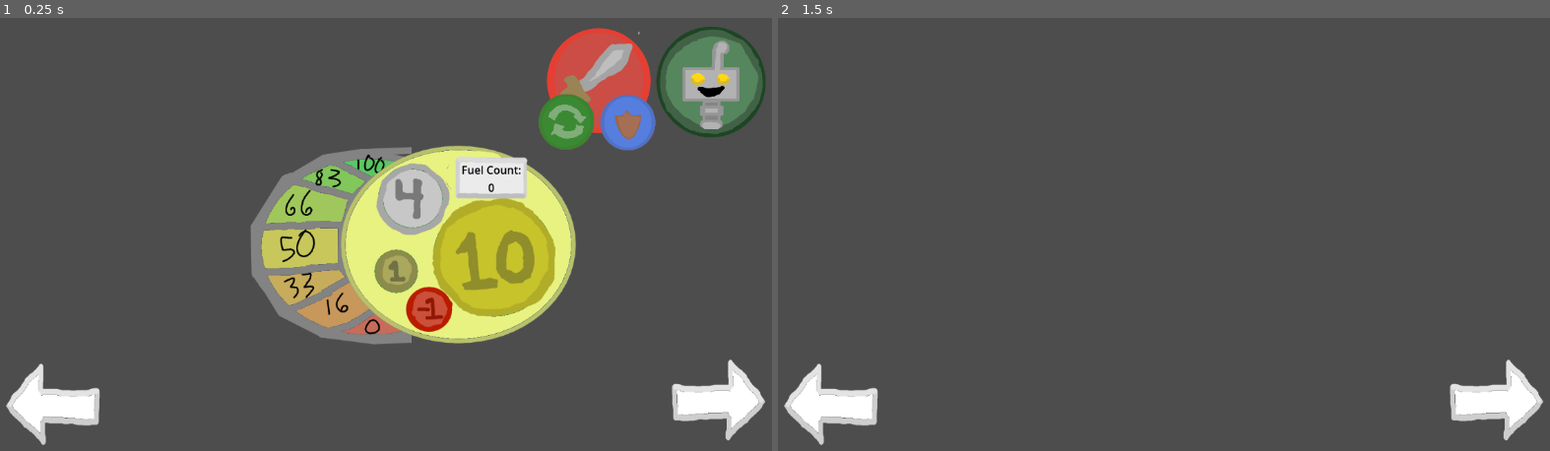
Above: before the commit, frames 1-2 (left to right).
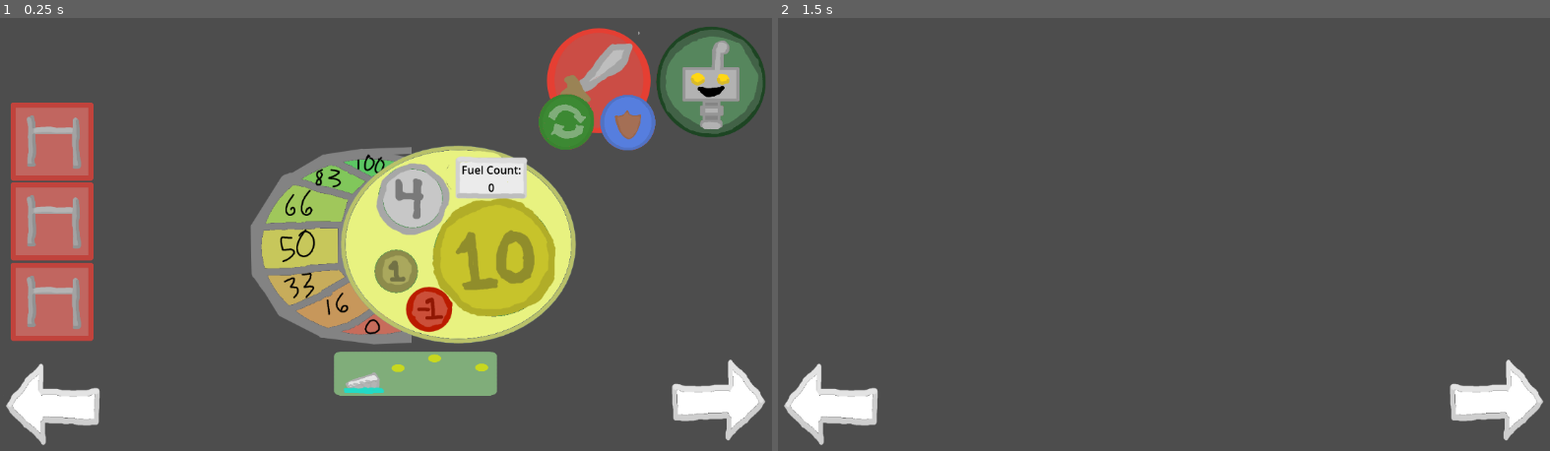
Above: after the commit, the same moments.

Repository: frc6357/ScoutingPass2026
Game: Godot game, scene res://Scenes/match_scouting2.tscn
The game is run twice, just before and just after one commit, with the same random seed, the same clock (stepped at 60 frames per second) and the same inputs. This scene is started directly instead of the project's main scene.
Inputs:
- Up to frame 1 (0.25 s): no input
- Up to frame 2 (1.5 s): tap Enter at 0.5 s; tap 1 (auto) at 0.6 s; tap D (defense_n) at 0.8, 1.35 s; tap Space (disabled) at 1.25 s

The runs differ from the first frame. In frame 1, 8.0% of the frame differs, in the area x 1-65%, y 19-88%; in frame 2, nothing differs.

Commit message:
added stuff for climb

Diff:
--- /dev/null
+++ b/Scenes/climb.gd
@@ -0,0 +1,57 @@
+extends Node2D
+@onready var animate_l1: AnimatedSprite2D = $L1/AnimatedSprite2D
+@onready var animate_l2: AnimatedSprite2D = $L2/AnimatedSprite2D
+@onready var animate_l3: AnimatedSprite2D = $L3/AnimatedSprite2D
+@onready var timer: Timer = $"../Timer"
+
+
+# Called when the node enters the scene tree for the first time.
+func _ready() -> void:
+	animate_l1.play("no")
+	animate_l2.play("no")
+	animate_l3.play("no")
+var time_l1=0
+var time_l2=0
+var time_l3=0
+var l1=false
+var l2=false
+var l3=false
+var points=0
+# Called every frame. 'delta' is the elapsed time since the previous frame.
+func _process(delta: float) -> void:
+	if Input.is_action_just_pressed("l1"):
+		if l1 and not l2 and not l3:
+			l1=false
+			animate_l1.play("no")
+			points=0
+		else:
+			points=10
+			l1=true
+			animate_l1.play("yes")
+			time_l1=int(timer.time_left*10)
+			time_l1=(float(time_l1))/10
+			time_l1-=20
+	if Input.is_action_just_pressed("l2"):
+		if l2 and not l3:
+			l2=false
+			animate_l2.play("no")
+			points=10
+		elif l1:
+			points=20
+			l2=true
+			animate_l2.play("yes")
+			time_l2=int(timer.time_left*10)
+			time_l2=(float(time_l2))/10
+			time_l2-=20
+	if Input.is_action_just_pressed("l3"):
+		if l3:
+			points=20
+			l3=false
+			animate_l3.play("no")
+		elif l1 and l2:
+			points=30
+			l3=true
+			animate_l3.play("yes")
+			time_l3=int(timer.time_left*10)
+			time_l3=(float(time_l3))/10
+			time_l3-=20
--- a/Scenes/data_storage.gd
+++ b/Scenes/data_storage.gd
@@ -7,6 +7,12 @@
 static var time_offense=0
 static var time_shuttle=0
 static var accuracy_t=-1
+static var shots=0
+static var fuel_s=0
+static var climb_t=0
+static var time_l1=0
+static var time_l2=0
+static var time_l3=0
 # Called when the node enters the scene tree for the first time.
 func _ready() -> void:
 	pass # Replace with function body.
@@ -20,9 +26,15 @@
 	fuel=0
 	fuel_a=0
 	fuel_t=0
+	fuel_s=0
 	time_disabled=0
 	time_defense=0
 	time_offense=0
 	time_shuttle=0
 	accuracy_t=-1
+	shots=0
+	climb_t=0
+	time_l1=0
+	time_l2=0
+	time_l3=0
 	get_tree().change_scene_to_file("res://Scenes/match_scouting.tscn")
--- a/Scenes/defense.gd
+++ b/Scenes/defense.gd
@@ -1,9 +1,11 @@
 extends Node2D
 @onready var timer: Timer = $"../Timer"
 @onready var animate: AnimatedSprite2D = $AnimatedSprite2D
-@onready var disabled: Node2D = $"../Disabled"
 @onready var animate2: AnimatedSprite2D = $AnimatedSprite2D2
 @onready var animate3: AnimatedSprite2D = $AnimatedSprite2D3
+@onready var data: Node2D = $"../DataStorage"
+@onready var disabled2: Node2D = $"../Disabled"
+@onready var climb: Node2D = $"../Climb"
 
 
 # Called when the node enters the scene tree for the first time.
@@ -13,7 +15,7 @@
 var de_time=0 # time when the timer ended for cycling
 var cs_time=0 # time where the timer started for cycling
 var ce_time=0 # time when the timer ended for cycling
-var os_time=1400 # time where the timer started for offense
+var os_time=1600 # time where the timer started for offense
 var oe_time=0 # time when the timer ended for offense
 var order=["offense"]
 var dtime=0 #total time elapsed
@@ -22,15 +24,38 @@
 var active=false
 var sleeping=false
 var mode="offense"
+var d=false
 # Called every frame. 'delta' is the elapsed time since the previous frame.
 func _process(_delta: float) -> void:
-	if timer.time_left>0:
-		if Input.is_action_just_pressed("defense_n"):
+	if Input.is_action_just_pressed("endgame"):
+		if mode=="offense":
+			oe_time=timer.time_left
+			oe_time=(int(oe_time*10)) #rounds to the nearest tenth of a second
+			otime+=float(os_time-oe_time)/10#adds to the total time disabled. Decreases to appropriate time.
+		if mode=="defense":
+			de_time=timer.time_left
+			de_time=(int(de_time*10)) #rounds to the nearest tenth of a second
+			dtime+=float(ds_time-de_time)/10#adds to the total time disabled. Decreases to appropriate time.
+		if mode=="shuttle":
+			ce_time=timer.time_left
+			ce_time=(int(ce_time*10)) #rounds to the nearest tenth of a second
+			ctime+=float(cs_time-ce_time)/10#adds to the total time disabled. Decreases to appropriate time
+		data.time_disabled=disabled2.time
+		data.time_defense=dtime
+		data.time_offense=otime
+		data.time_shuttle=ctime
+		data.time_l1=climb.time_l1
+		data.time_l2=climb.time_l2
+		data.time_l3=climb.time_l3
+		data.climb_t=climb.points
+		get_tree().change_scene_to_file("res://Scenes/match_scouting3.tscn")
+	if timer.time_left>20:
+		if Input.is_action_just_pressed("defense_n") and d==false:
 			if mode=="offense":
 				mode="defense"
 				order.append("defense")
 				animate.play("defense") #changes to defense animation
-				animate2.play("cycle")
+				animate2.play("shuttle")
 				animate3.play("offense")
 				oe_time=timer.time_left
 				oe_time=(int(oe_time*10)) #rounds to the nearest tenth of a second
@@ -40,9 +65,9 @@
 				ds_time=(int(ds_time*10)) #rounds to the nearest tenth of a second
 				print("offense time:",otime)
 			elif mode=="defense":
-				mode="cycle"
-				order.append("cycle")
-				animate.play("cycle") #changes to offense animation
+				mode="shuttle"
+				order.append("shuttle")
+				animate.play("shuttle") #changes to offense animation
 				animate2.play("offense")
 				animate3.play("defense")
 				de_time=timer.time_left
@@ -52,25 +77,25 @@
 				cs_time=timer.time_left
 				cs_time=(int(cs_time*10)) #rounds to the nearest tenth of a second
 				print("defense time:",dtime)
-			elif mode=="cycle":
+			elif mode=="shuttle":
 				mode="offense"
 				order.append("offense")
 				animate.play("offense") #changes to offense animation
 				animate2.play("defense")
-				animate3.play("cycle")
+				animate3.play("shuttle")
 				ce_time=timer.time_left
 				ce_time=(int(ce_time*10)) #rounds to the nearest tenth of a second
 				ctime+=float(cs_time-ce_time)/10#adds to the total time disabled. Decreases to appropriate time.
 				#sets the start time to the current time on the timer.
 				os_time=timer.time_left
 				os_time=(int(os_time*10)) #rounds to the nearest tenth of a second
-				print("cycle time:",ctime)
-		if Input.is_action_just_pressed("defense_p"):
-			if mode=="cycle":
+				print("shuttle time:",ctime)
+		if Input.is_action_just_pressed("defense_p") and d==false:
+			if mode=="shuttle":
 				mode="defense"
 				order.append("defense")
 				animate.play("defense") #changes to defense animation
-				animate2.play("cycle")
+				animate2.play("shuttle")
 				animate3.play("offense")
 				ce_time=timer.time_left
 				ce_time=(int(ce_time*10)) #rounds to the nearest tenth of a second
@@ -78,11 +103,11 @@
 				#sets the start time to the current time on the timer.
 				ds_time=timer.time_left
 				ds_time=(int(ds_time*10)) #rounds to the nearest tenth of a second
-				print("cycle time:",ctime)
+				print("shuttle time:",ctime)
 			elif mode=="offense":
-				mode="cycle"
-				order.append("cycle")
-				animate.play("cycle") #changes to offense animation
+				mode="shuttle"
+				order.append("shuttle")
+				animate.play("shuttle") #changes to offense animation
 				animate2.play("offense")
 				animate3.play("defense")
 				oe_time=timer.time_left
@@ -97,7 +122,7 @@
 				order.append("offense")
 				animate.play("offense") #changes to offense animation
 				animate2.play("defense")
-				animate3.play("cycle")
+				animate3.play("shuttle")
 				de_time=timer.time_left
 				de_time=(int(de_time*10)) #rounds to the nearest tenth of a second
 				dtime+=float(ds_time-de_time)/10#adds to the total time disabled. Decreases to appropriate time.
@@ -106,15 +131,54 @@
 				os_time=(int(os_time*10)) #rounds to the nearest tenth of a second
 				print("defense time:",dtime)
 	else:
-		if mode=="offensive":
+		if mode=="offense":
 			oe_time=timer.time_left
 			oe_time=(int(oe_time*10)) #rounds to the nearest tenth of a second
 			otime+=float(os_time-oe_time)/10#adds to the total time disabled. Decreases to appropriate time.
-		if mode=="defensive":
+		if mode=="defense":
 			de_time=timer.time_left
 			de_time=(int(de_time*10)) #rounds to the nearest tenth of a second
 			dtime+=float(ds_time-oe_time)/10#adds to the total time disabled. Decreases to appropriate time.
-		if mode=="cycle":
+		if mode=="shuttle":
 			ce_time=timer.time_left
 			ce_time=(int(ce_time*10)) #rounds to the nearest tenth of a second
-			ctime+=float(cs_time-oe_time)/10#adds to the total time disabled. Decreases to appropriate time.
+			ctime+=float(cs_time-oe_time)/10#adds to the total time disabled. Decreases to appropriate time
+		data.time_disabled=disabled2.time
+		data.time_defense=dtime
+		data.time_offense=otime
+		data.time_shuttle=ctime
+		data.time_l1=climb.time_l1
+		data.time_l2=climb.time_l2
+		data.time_l3=climb.time_l3
+		data.climb_t=climb.points
+		get_tree().change_scene_to_file("res://Scenes/match_scouting3.tscn")
+func disabled():
+	d=true
+	print("disabled")
+	if mode=="offense":
+		oe_time=timer.time_left
+		oe_time=(int(oe_time*10)) #rounds to the nearest tenth of a second
+		otime+=float(os_time-oe_time)/10#adds to the total time disabled. Decreases to appropriate time.
+		print("offense time:",otime)
+	if mode=="defense":
+		de_time=timer.time_left
+		de_time=(int(de_time*10)) #rounds to the nearest tenth of a second
+		dtime+=float(ds_time-de_time)/10#adds to the total time disabled. Decreases to appropriate time.
+		print("defense time:",dtime)
+	if mode=="shuttle":
+		ce_time=timer.time_left
+		ce_time=(int(ce_time*10)) #rounds to the nearest tenth of a second
+		ctime+=float(cs_time-ce_time)/10#adds to the total time disabled. Decreases to appropriate time.
+		print("shuttle time:",ctime)
+func enabled():
+	print("enabled")
+	d=false
+	if mode=="defensive":
+		ds_time=timer.time_left
+		ds_time=(int(ds_time*10)) #rounds to the nearest tenth of a second
+	if mode=="offensive":
+		os_time=timer.time_left
+		os_time=(int(os_time*10)) #rounds to the nearest tenth of a second
+	if mode=="shuttle":
+		cs_time=timer.time_left
+		cs_time=(int(cs_time*10)) #rounds to the nearest tenth of a second
--- a/Scenes/disabled.gd
+++ b/Scenes/disabled.gd
@@ -16,12 +16,14 @@
 func _process(_delta: float) -> void:
 	if Input.is_action_just_pressed("disabled"):
 		if active==false:
+			defense.disabled()
 			active=true
 			#sets the start time to the current time on the timer.
 			s_time=timer.time_left
 			s_time=((int(s_time*10))) #rounds to the nearest tenth of a second
 			animate.play("disabled")
 		elif active:
+			defense.enabled()
 			active=false
 			#sets the end time to the current time on the timer.
 			e_time=timer.time_left
--- a/Scenes/match_scouting2.tscn
+++ b/Scenes/match_scouting2.tscn
@@ -16,6 +16,10 @@
 [ext_resource type="Texture2D" uid="uid://cbvk4607eodgq" path="res://Assets/shuttling_button.png" id="12_yantw"]
 [ext_resource type="Texture2D" uid="uid://dfae4s0ohqldf" path="res://Assets/Fuel buttons.png" id="14_i80bh"]
 [ext_resource type="Texture2D" uid="uid://dpr8sh7wwv6y7" path="res://Assets/scale.png" id="14_jwefq"]
+[ext_resource type="Texture2D" uid="uid://ckew74hdxpglq" path="res://Assets/shot.png" id="17_66qr2"]
+[ext_resource type="Script" path="res://Scenes/climb.gd" id="18_1qhxq"]
+[ext_resource type="Texture2D" uid="uid://kfwbqxtkqtij" path="res://Assets/climb_button.png" id="18_feivl"]
+[ext_resource type="Texture2D" uid="uid://b6dw47ew813kr" path="res://Assets/climb_button2.png" id="19_owdi5"]
 
 [sub_resource type="CircleShape2D" id="CircleShape2D_5wm3b"]
 
@@ -45,26 +49,26 @@
 animations = [{
 "frames": [{
 "duration": 1.0,
+"texture": ExtResource("10_2o2cp")
+}],
+"loop": true,
+"name": &"defense",
+"speed": 5.0
+}, {
+"frames": [{
+"duration": 1.0,
+"texture": ExtResource("11_tphem")
+}],
+"loop": true,
+"name": &"offense",
+"speed": 5.0
+}, {
+"frames": [{
+"duration": 1.0,
 "texture": ExtResource("12_yantw")
 }],
 "loop": true,
-"name": &"cycle",
-"speed": 5.0
-}, {
-"frames": [{
-"duration": 1.0,
-"texture": ExtResource("10_2o2cp")
-}],
-"loop": true,
-"name": &"defense",
-"speed": 5.0
-}, {
-"frames": [{
-"duration": 1.0,
-"texture": ExtResource("11_tphem")
-}],
-"loop": true,
-"name": &"offense",
+"name": &"shuttle",
 "speed": 5.0
 }, {
 "frames": [{
@@ -108,6 +112,71 @@
 [sub_resource type="CircleShape2D" id="CircleShape2D_ca0hi"]
 
 [sub_resource type="CircleShape2D" id="CircleShape2D_bkudm"]
+
+[sub_resource type="RectangleShape2D" id="RectangleShape2D_hujfe"]
+
+[sub_resource type="RectangleShape2D" id="RectangleShape2D_j7vlw"]
+
+[sub_resource type="SpriteFrames" id="SpriteFrames_m2cg1"]
+animations = [{
+"frames": [{
+"duration": 1.0,
+"texture": ExtResource("18_feivl")
+}],
+"loop": true,
+"name": &"no",
+"speed": 5.0
+}, {
+"frames": [{
+"duration": 1.0,
+"texture": ExtResource("19_owdi5")
+}],
+"loop": true,
+"name": &"yes",
+"speed": 5.0
+}]
+
+[sub_resource type="RectangleShape2D" id="RectangleShape2D_70ek2"]
+
+[sub_resource type="SpriteFrames" id="SpriteFrames_mot2a"]
+animations = [{
+"frames": [{
+"duration": 1.0,
+"texture": ExtResource("18_feivl")
+}],
+"loop": true,
+"name": &"no",
+"speed": 5.0
+}, {
+"frames": [{
+"duration": 1.0,
+"texture": ExtResource("19_owdi5")
+}],
+"loop": true,
+"name": &"yes",
+"speed": 5.0
+}]
+
+[sub_resource type="RectangleShape2D" id="RectangleShape2D_myw4h"]
+
+[sub_resource type="SpriteFrames" id="SpriteFrames_fn5eb"]
+animations = [{
+"frames": [{
+"duration": 1.0,
+"texture": ExtResource("18_feivl")
+}],
+"loop": true,
+"name": &"no",
+"speed": 5.0
+}, {
+"frames": [{
+"duration": 1.0,
+"texture": ExtResource("19_owdi5")
+}],
+"loop": true,
+"name": &"yes",
+"speed": 5.0
+}]
 
 [node name="MatchScouting" type="Node2D"]
 script = ExtResource("1_abj35")
@@ -163,7 +232,7 @@
 position = Vector2(740, -44)
 scale = Vector2(0.5, 0.5)
 sprite_frames = SubResource("SpriteFrames_tjnok")
-animation = &"defense"
+animation = &"offense"
 
 [node name="AnimatedSprite2D2" type="AnimatedSprite2D" parent="Defense"]
 position = Vector2(782, 16)
@@ -175,7 +244,7 @@
 position = Vector2(692, 15)
 scale = Vector2(0.268, 0.266)
 sprite_frames = SubResource("SpriteFrames_tjnok")
-animation = &"cycle"
+animation = &"shuttle"
 
 [node name="TouchScreenButton" type="TouchScreenButton" parent="Defense"]
 position = Vector2(692, 12)
@@ -190,7 +259,7 @@
 action = "defense_n"
 
 [node name="Timer" type="Timer" parent="."]
-wait_time = 140.0
+wait_time = 160.0
 autostart = true
 script = ExtResource("4_r62gf")
 
@@ -292,3 +361,55 @@
 horizontal_alignment = 1
 autowrap_mode = 2
 metadata/_edit_use_anchors_ = true
+
+[node name="shots_image" type="Sprite2D" parent="Fuel"]
+position = Vector2(320, 191)
+scale = Vector2(0.5, 0.3)
+texture = ExtResource("17_66qr2")
+
+[node name="cycles" type="TouchScreenButton" parent="Fuel"]
+position = Vector2(320, 198)
+scale = Vector2(12, 3)
+shape = SubResource("RectangleShape2D_hujfe")
+action = "cycle"
+
+[node name="Node2D" type="Node2D" parent="Fuel"]
+
+[node name="Climb" type="Node2D" parent="."]
+script = ExtResource("18_1qhxq")
+
+[node name="L1" type="TouchScreenButton" parent="Climb"]
+position = Vector2(-490, 100)
+scale = Vector2(5, 5)
+shape = SubResource("RectangleShape2D_j7vlw")
+action = "l1"
+
+[node name="AnimatedSprite2D" type="AnimatedSprite2D" parent="Climb/L1"]
+position = Vector2(0, -4.2)
+scale = Vector2(0.085, 0.085)
+sprite_frames = SubResource("SpriteFrames_m2cg1")
+animation = &"no"
+
+[node name="L2" type="TouchScreenButton" parent="Climb"]
+position = Vector2(-490, -20)
+scale = Vector2(5, 5)
+shape = SubResource("RectangleShape2D_70ek2")
+action = "l2"
+
+[node name="AnimatedSprite2D" type="AnimatedSprite2D" parent="Climb/L2"]
+position = Vector2(0, -3.8)
+scale = Vector2(0.085, 0.085)
+sprite_frames = SubResource("SpriteFrames_mot2a")
+animation = &"no"
+
+[node name="L3" type="TouchScreenButton" parent="Climb"]
+position = Vector2(-490, -147)
+scale = Vector2(5, 5)
+shape = SubResource("RectangleShape2D_myw4h")
+action = "l3"
+
+[node name="AnimatedSprite2D" type="AnimatedSprite2D" parent="Climb/L3"]
+position = Vector2(0, -1.80011)
+scale = Vector2(0.085, 0.085)
+sprite_frames = SubResource("SpriteFrames_fn5eb")
+animation = &"yes"
--- a/Scenes/qr_code_generator.gd
+++ b/Scenes/qr_code_generator.gd
@@ -10,7 +10,7 @@
 # Called every frame. 'delta' is the elapsed time since the previous frame.
 func _process(_delta: float) -> void:
 	pass
-
+var e
 func generate():
 	print("fuel auto: ",data.fuel_a)
 	print("fuel tele: ",data.fuel_t)
@@ -20,3 +20,36 @@
 	print("shuttle time: ",data.time_shuttle)
 	print("disabled time: ",data.time_disabled)
 	print("accuracy tele: ",str(float(data.accuracy_t)*100),"%")
+	print("shots taken: ",data.shots)
+	print("fuel shuttled: ", data.fuel_s)
+	if data.shots>0:
+		e=(data.time_offense/data.shots)*100
+		e=int(e)
+		e=float(e)
+		e=e/100
+	else:
+		e=0
+	print("seconds per cycle: ",e)
+	if data.shots>0:
+		e=((data.fuel_t+data.fuel_a)/data.shots)*100
+		e=int(e)
+		e=float(e)
+		e=e/100
+	else:
+		e=0
+	print("points per cycle: ",e)
+	if data.time_shuttle>0:
+		e=((data.fuel_s)/data.time_shuttle)*100
+		e=int(e)
+		e=float(e)
+		e=e/100
+	else:
+		e=0
+	print("fuel shuttled per second: ",e)
+	if data.time_l1>0:
+		print("time left l1:",data.time_l1)
+	if data.time_l2>0:
+		print("time left l2:",data.time_l2)
+	if data.time_l3>0:
+		print("time left l3:",data.time_l3)
+	print("climb points tele: ", data.climb_t)
--- a/Scripts/match_scouting_2.gd
+++ b/Scripts/match_scouting_2.gd
@@ -3,6 +3,7 @@
 @onready var disabled: Node2D = $Disabled
 @onready var defense: Node2D = $Defense
 @onready var label: Label = $Fuel/Label
+
 
 
 # Called when the node enters the scene tree for the first time.
@@ -15,23 +16,32 @@
 	label.text=str("Fuel Count: ", data.fuel_t)
 	if Input.is_action_just_pressed("auto"):
 		get_tree().change_scene_to_file("res://Scenes/match_scouting.tscn")
-	if Input.is_action_just_pressed("endgame"):
-		data.time_disabled=disabled.time
-		data.time_defense=defense.dtime
-		data.time_offense=defense.otime
-		data.time_shuttle=defense.ctime
-		get_tree().change_scene_to_file("res://Scenes/match_scouting3.tscn")
+	if Input.is_action_just_pressed("cycle"):
+		data.shots+=1
+		print("cycle")
 	if Input.is_action_just_pressed("fuel1"):
-		data.fuel_t+=1
+		if defense.mode=="offense":
+			data.fuel_t+=1
+		else:
+			data.fuel_s+=1
 		print(data.fuel_t)
 	if Input.is_action_just_pressed("fuel-1"):
-		data.fuel_t-=1
+		if defense.mode=="offense":
+			data.fuel_t-=1
+		else:
+			data.fuel_s-=1
 		print(data.fuel_t)
 	if Input.is_action_just_pressed("fuel4"):
-		data.fuel_t+=4
+		if defense.mode=="offense":
+			data.fuel_t+=4
+		else:
+			data.fuel_s+=4
 		print(data.fuel_t)
 	if Input.is_action_just_pressed("fuel10"):
-		data.fuel_t+=10
+		if defense.mode=="offense":
+			data.fuel_t+=10
+		else:
+			data.fuel_s+=10
 		print(data.fuel_t)
 	if Input.is_action_just_pressed("0"):
 		data.accuracy_t=0
--- a/project.godot
+++ b/project.godot
@@ -125,3 +125,19 @@
 "deadzone": 0.5,
 "events": []
 }
+cycle={
+"deadzone": 0.5,
+"events": []
+}
+l1={
+"deadzone": 0.5,
+"events": []
+}
+l2={
+"deadzone": 0.5,
+"events": []
+}
+l3={
+"deadzone": 0.5,
+"events": []
+}
Binary file added: Assets/climb_button.png
Not shown, added: Assets/climb_button.png.import
Binary file added: Assets/climb_button2.png
Not shown, added: Assets/climb_button2.png.import
Binary file added: Assets/shot.png
Not shown, added: Assets/shot.png.import
Not shown: 1 places in Scenes/match_scouting2.tscn that only renumber resources
